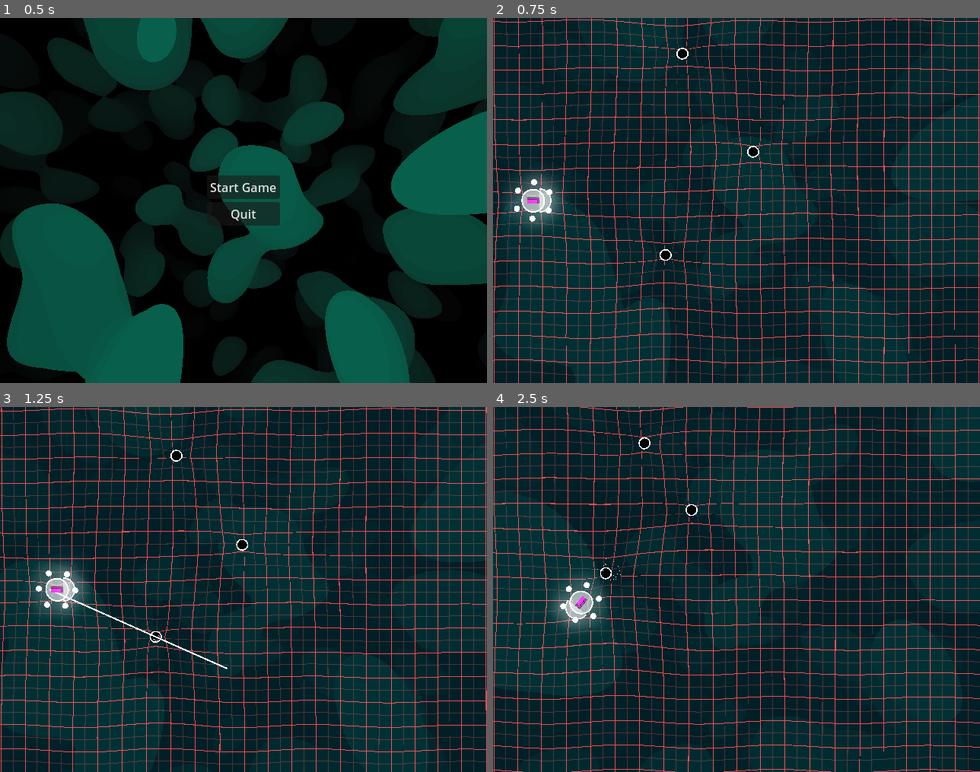
Above: before the commit, frames 1-4 (two rows, left to right).
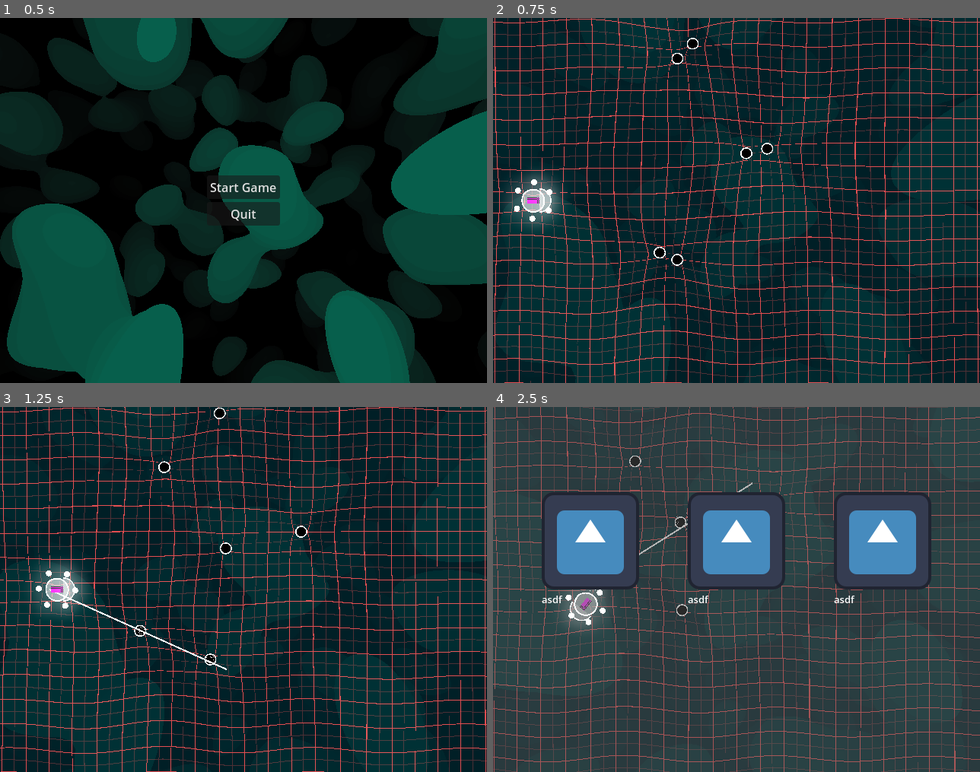
Above: after the commit, the same moments.

Repository: 3xcpy/roguelike-arcade-driving
Game: Godot game, scene res://scenes/main.tscn
The game is run twice, just before and just after one commit, with the same random seed, the same clock (stepped at 60 frames per second) and the same inputs. The engine's default icon, where the game draws it, is replaced by a stand-in: a white triangle on a blue panel in a dark square.
Inputs (mouse positions are in pixels of both pictures, inside the frame that each line leads up to):
- Up to frame 1 (0.5 s): no input
- Up to frame 2 (0.75 s): click "Start Game" at 0.5 s
- Up to frame 3 (1.25 s): no input
- Up to frame 4 (2.5 s): tap Enter (ui_accept) at 1.25, 1.35, 1.52, 1.82, 2.27, 2.3 s; move the mouse to (843, 571) at 1.27 s; hold Right (steer_right) 1.28-2.03 s; move the mouse to (639, 607) at 2.02 s; hold Down from 2.03 s (still down); tap Alt at 2.1 s

Frame 1 is identical in both runs. In frame 2, 17% of the frame differs, in the area x 0-100%, y 0-100%; in frame 3, 17%; in frame 4, 99%.

Commit message:
upgrades are finally working (this took so long)

Diff:
--- a/project.godot
+++ b/project.godot
@@ -17,6 +17,7 @@
 
 [autoload]
 
+UiAnimator="*res://scenes/ui_animator.tscn"
 Global="*res://scripts/global.gd"
 
 [display]
--- a/scenes/main.tscn
+++ b/scenes/main.tscn
@@ -5,16 +5,14 @@
 [ext_resource type="PackedScene" uid="uid://wb45rm4nabob" path="res://scenes/stage.tscn" id="2_sugp2"]
 [ext_resource type="PackedScene" uid="uid://ooieugeebd34" path="res://scenes/pause_menu.tscn" id="3_jyhfs"]
 [ext_resource type="PackedScene" uid="uid://3hpv3lut38d3" path="res://scenes/main_menu.tscn" id="4_tbgi4"]
-[ext_resource type="PackedScene" uid="uid://bjdgthw5tihnc" path="res://scenes/ui_animator.tscn" id="6_tefeu"]
+[ext_resource type="PackedScene" uid="uid://duvjiydrgku8d" path="res://scenes/upgrade_select_screen.tscn" id="5_tefeu"]
 
 [node name="Main" type="Node"]
 script = ExtResource("1_sugp2")
 stage_scene = ExtResource("2_sugp2")
 pause_menu_scene = ExtResource("3_jyhfs")
 main_menu_scene = ExtResource("4_tbgi4")
-
-[node name="UIAnimator" parent="." instance=ExtResource("6_tefeu")]
-hover_rotation = 2.0
+upgrade_select_screen_scene = ExtResource("5_tefeu")
 
 [node name="UILayer" parent="." instance=ExtResource("1_0wfyh")]
 layer = 100
--- a/scenes/stage.tscn
+++ b/scenes/stage.tscn
@@ -1,9 +1,11 @@
-[gd_scene load_steps=17 format=3 uid="uid://wb45rm4nabob"]
+[gd_scene load_steps=19 format=3 uid="uid://wb45rm4nabob"]
 
 [ext_resource type="PackedScene" uid="uid://dhtn00310jucy" path="res://scenes/player.tscn" id="1_8rem4"]
 [ext_resource type="Script" uid="uid://cjhq168l74jfy" path="res://scripts/game_manager.gd" id="1_st0q7"]
+[ext_resource type="Script" uid="uid://dhk18celqtlog" path="res://scripts/upgrade.gd" id="2_dexii"]
 [ext_resource type="Texture2D" uid="uid://phtn83sdcm6r" path="res://sprites/grid.png" id="2_gi7kc"]
 [ext_resource type="Shader" uid="uid://celbxoq3s5mxx" path="res://shaders/floor.gdshader" id="2_kewym"]
+[ext_resource type="Resource" uid="uid://c16n82jmmfbfn" path="res://upgrades/test.tres" id="3_dexii"]
 [ext_resource type="Script" uid="uid://d3cvnf1armkbm" path="res://scripts/floor.gd" id="4_6c5u0"]
 [ext_resource type="PackedScene" uid="uid://512cfge4e2ek" path="res://scenes/background_layer.tscn" id="7_1hwpr"]
 [ext_resource type="PackedScene" uid="uid://b4sghwhykpity" path="res://scenes/enemy.tscn" id="7_st0q7"]
@@ -51,6 +53,8 @@
 
 [node name="Stage" type="Node2D"]
 script = ExtResource("1_st0q7")
+initial_score_to_level = 1
+upgrades = Array[ExtResource("2_dexii")]([ExtResource("3_dexii")])
 
 [node name="Player" parent="." instance=ExtResource("1_8rem4")]
 position = Vector2(51, 269)
@@ -95,6 +99,15 @@
 [node name="Enemy3" parent="." instance=ExtResource("7_st0q7")]
 position = Vector2(230, 342)
 
+[node name="Enemy4" parent="." instance=ExtResource("7_st0q7")]
+position = Vector2(252, 73)
+
+[node name="Enemy5" parent="." instance=ExtResource("7_st0q7")]
+position = Vector2(346, 204)
+
+[node name="Enemy6" parent="." instance=ExtResource("7_st0q7")]
+position = Vector2(230, 342)
+
 [node name="BackgroundLayer" parent="." instance=ExtResource("7_1hwpr")]
 
 [node name="NavigationRegion2D" type="NavigationRegion2D" parent="."]
--- a/scenes/ui_animator.tscn
+++ b/scenes/ui_animator.tscn
@@ -6,3 +6,4 @@
 process_mode = 3
 script = ExtResource("1_cwdqs")
 hover_scale = Vector2(1.1, 1.1)
+hover_rotation = 2.0
--- a/scenes/upgrade_select_screen.gd
+++ /dev/null
@@ -1,21 +0,0 @@
-class_name UpgradeSelectScreen extends Control
-
-@onready var slot1_label: RichTextLabel = $MarginContainer/HBoxContainer/VBoxContainer/Label
-@onready var slot2_label: RichTextLabel = $MarginContainer/HBoxContainer/VBoxContainer2/Label
-@onready var slot3_label: RichTextLabel = $MarginContainer/HBoxContainer/VBoxContainer3/Label
-
-@onready var slot1_texture_rect: TextureRect = $MarginContainer/HBoxContainer/VBoxContainer/TextureRect
-@onready var slot2_texture_rect: TextureRect = $MarginContainer/HBoxContainer/VBoxContainer2/TextureRect
-@onready var slot3_texture_rect: TextureRect = $MarginContainer/HBoxContainer/VBoxContainer3/TextureRect
-
-var upgrade1: Upgrade
-var upgrade2: Upgrade
-var upgrade3: Upgrade
-
-
-func set_slots(u1: Upgrade, u2: Upgrade, u3: Upgrade) -> void:
-	upgrade1 = u1
-	upgrade2 = u2
-	upgrade3 = u3
-
-	slot1_label.text = u1.description
--- a/scenes/upgrade_select_screen.tscn
+++ b/scenes/upgrade_select_screen.tscn
@@ -1,9 +1,11 @@
 [gd_scene load_steps=3 format=3 uid="uid://duvjiydrgku8d"]
 
 [ext_resource type="Texture2D" uid="uid://jxabck5vuije" path="res://icon.svg" id="1_8pp2m"]
-[ext_resource type="Script" uid="uid://dpq3l3p2ly0f3" path="res://scenes/upgrade_select_screen.gd" id="1_wreeg"]
+[ext_resource type="Script" uid="uid://dpq3l3p2ly0f3" path="res://scripts/upgrade_select_screen.gd" id="1_wreeg"]
 
 [node name="UpgradeSelectScreen" type="Control"]
+process_mode = 3
+visible = false
 layout_mode = 3
 anchors_preset = 15
 anchor_right = 1.0
@@ -11,6 +13,15 @@
 grow_horizontal = 2
 grow_vertical = 2
 script = ExtResource("1_wreeg")
+
+[node name="ColorRect" type="ColorRect" parent="."]
+layout_mode = 1
+anchors_preset = 15
+anchor_right = 1.0
+anchor_bottom = 1.0
+grow_horizontal = 2
+grow_vertical = 2
+color = Color(0.36078432, 0.36078432, 0.36078432, 0.4509804)
 
 [node name="MarginContainer" type="MarginContainer" parent="."]
 layout_mode = 1
@@ -31,16 +42,22 @@
 layout_mode = 2
 theme_override_constants/separation = 64
 
-[node name="VBoxContainer" type="VBoxContainer" parent="MarginContainer/HBoxContainer"]
+[node name="TextureButton" type="TextureButton" parent="MarginContainer/HBoxContainer"]
+custom_minimum_size = Vector2(128, 256)
 layout_mode = 2
 
-[node name="TextureRect" type="TextureRect" parent="MarginContainer/HBoxContainer/VBoxContainer"]
+[node name="VBoxContainer" type="VBoxContainer" parent="MarginContainer/HBoxContainer/TextureButton"]
+layout_mode = 1
+offset_right = 128.0
+offset_bottom = 276.0
+
+[node name="TextureRect" type="TextureRect" parent="MarginContainer/HBoxContainer/TextureButton/VBoxContainer"]
 custom_minimum_size = Vector2(128, 128)
 layout_mode = 2
 texture = ExtResource("1_8pp2m")
 stretch_mode = 2
 
-[node name="Label" type="RichTextLabel" parent="MarginContainer/HBoxContainer/VBoxContainer"]
+[node name="DescriptionLabel" type="RichTextLabel" parent="MarginContainer/HBoxContainer/TextureButton/VBoxContainer"]
 custom_minimum_size = Vector2(128, 0)
 layout_mode = 2
 theme_override_font_sizes/normal_font_size = 13
@@ -53,16 +70,22 @@
 fit_content = true
 scroll_following_visible_characters = true
 
-[node name="VBoxContainer2" type="VBoxContainer" parent="MarginContainer/HBoxContainer"]
+[node name="TextureButton2" type="TextureButton" parent="MarginContainer/HBoxContainer"]
+custom_minimum_size = Vector2(128, 256)
 layout_mode = 2
 
-[node name="TextureRect" type="TextureRect" parent="MarginContainer/HBoxContainer/VBoxContainer2"]
+[node name="VBoxContainer" type="VBoxContainer" parent="MarginContainer/HBoxContainer/TextureButton2"]
+layout_mode = 1
+offset_right = 128.0
+offset_bottom = 276.0
+
+[node name="TextureRect" type="TextureRect" parent="MarginContainer/HBoxContainer/TextureButton2/VBoxContainer"]
 custom_minimum_size = Vector2(128, 128)
 layout_mode = 2
 texture = ExtResource("1_8pp2m")
 stretch_mode = 2
 
-[node name="Label" type="RichTextLabel" parent="MarginContainer/HBoxContainer/VBoxContainer2"]
+[node name="DescriptionLabel" type="RichTextLabel" parent="MarginContainer/HBoxContainer/TextureButton2/VBoxContainer"]
 custom_minimum_size = Vector2(128, 0)
 layout_mode = 2
 theme_override_font_sizes/normal_font_size = 13
@@ -75,16 +98,22 @@
 fit_content = true
 scroll_following_visible_characters = true
 
-[node name="VBoxContainer3" type="VBoxContainer" parent="MarginContainer/HBoxContainer"]
+[node name="TextureButton3" type="TextureButton" parent="MarginContainer/HBoxContainer"]
+custom_minimum_size = Vector2(128, 256)
 layout_mode = 2
 
-[node name="TextureRect" type="TextureRect" parent="MarginContainer/HBoxContainer/VBoxContainer3"]
+[node name="VBoxContainer" type="VBoxContainer" parent="MarginContainer/HBoxContainer/TextureButton3"]
+layout_mode = 1
+offset_right = 128.0
+offset_bottom = 276.0
+
+[node name="TextureRect" type="TextureRect" parent="MarginContainer/HBoxContainer/TextureButton3/VBoxContainer"]
 custom_minimum_size = Vector2(128, 128)
 layout_mode = 2
 texture = ExtResource("1_8pp2m")
 stretch_mode = 2
 
-[node name="Label" type="RichTextLabel" parent="MarginContainer/HBoxContainer/VBoxContainer3"]
+[node name="DescriptionLabel" type="RichTextLabel" parent="MarginContainer/HBoxContainer/TextureButton3/VBoxContainer"]
 custom_minimum_size = Vector2(128, 0)
 layout_mode = 2
 theme_override_font_sizes/normal_font_size = 13
@@ -96,3 +125,7 @@
 text = "Multiplies the [b]aura[/b] radius by 2 and has many other interesting properties blablabla I need some text lorem ipsum blublub"
 fit_content = true
 scroll_following_visible_characters = true
+
+[connection signal="button_up" from="MarginContainer/HBoxContainer/TextureButton" to="." method="_on_texture_button_button_up"]
+[connection signal="button_up" from="MarginContainer/HBoxContainer/TextureButton2" to="." method="_on_texture_button_2_button_up"]
+[connection signal="button_up" from="MarginContainer/HBoxContainer/TextureButton3" to="." method="_on_texture_button_3_button_up"]
--- a/scripts/game_manager.gd
+++ b/scripts/game_manager.gd
@@ -22,4 +22,7 @@
 	level += 1
 	score_to_level = (int)(initial_score_to_level * pow(scalar, level))
 	score_to_level -= overshoot
-	# TODO: upgrades
+	var u1 = upgrades[randi() % upgrades.size()]
+	var u2 = upgrades[randi() % upgrades.size()]
+	var u3 = upgrades[randi() % upgrades.size()]
+	Global.upgrade_select_screen.set_slots(u1, u2, u3)
--- a/scripts/global.gd
+++ b/scripts/global.gd
@@ -2,6 +2,7 @@
 
 var floor: Floor = null
 var game_manager: GameManager = null
+var upgrade_select_screen: UpgradeSelectScreen = null
 
 var current_index: int = 0
 func get_enemy_index() -> int:
--- a/scripts/main.gd
+++ b/scripts/main.gd
@@ -3,10 +3,12 @@
 @export var stage_scene: PackedScene
 @export var pause_menu_scene: PackedScene
 @export var main_menu_scene: PackedScene
+@export var upgrade_select_screen_scene: PackedScene
 
 var stage: Node = null
 var pause_menu: Node = null
 var main_menu: Node = null
+var upgrade_select_screen: Node = null
 
 
 func _ready() -> void:
@@ -19,12 +21,15 @@
 	pause_menu = pause_menu_scene.instantiate()
 	$UILayer.add_child(pause_menu)
 	pause_menu.connect("quit_to_menu", quit_to_menu)
+	upgrade_select_screen = upgrade_select_screen_scene.instantiate()
+	$UILayer.add_child(upgrade_select_screen)
 	main_menu.queue_free()
 
 
 func quit_to_menu() -> void:
 	stage.queue_free()
 	pause_menu.queue_free()
+	upgrade_select_screen.queue_free()
 	create_main_menu()
 
 
--- a/scripts/ui_animator.gd
+++ b/scripts/ui_animator.gd
@@ -8,11 +8,12 @@
 
 
 func _ready() -> void:
+	print("ui animator ready")
 	get_tree().connect("node_added", _on_tree_node_added)
 
 
 func _on_tree_node_added(node: Node) -> void:
-	if node is Button:
+	if node is BaseButton:
 		add_target(node)
 
 
@@ -31,6 +32,7 @@
 
 
 func add_target(target: Control) -> void:
+	print(target)
 	var a = func(): on_hover(target)
 	target.mouse_entered.connect(a)
 	var b = func(): off_hover(target)
--- a/scripts/upgrade templates/aura_upgrade.gd
+++ b/scripts/upgrade templates/aura_upgrade.gd
@@ -8,9 +8,9 @@
 
 func apply(player: Player):
 	if radius > 0.0:
-		player.aura.radius += damage
+		player.aura.radius += radius
 	if radius_multiplier > 0.0:
-		player.aura.radius = player.aura.damage * damage_multiplier
+		player.aura.radius = player.aura.radius * radius_multiplier
 	if damage > 0.0:
 		player.aura.damage += damage
 	if damage_multiplier > 0.0:
--- a/scripts/upgrade templates/ram_upgrade.gd
+++ b/scripts/upgrade templates/ram_upgrade.gd
@@ -8,11 +8,11 @@
 
 func apply(player: Player):
 	if radius > 0.0:
-		player.aura.radius += damage
+		player.ram.radius += damage
 	if radius_multiplier > 0.0:
-		player.aura.radius = player.aura.damage * damage_multiplier
+		player.ram.radius = player.ram.radius * radius_multiplier
 	if damage > 0.0:
-		player.aura.damage += damage
+		player.ram.damage += damage
 	if damage_multiplier > 0.0:
-		player.aura.damage = player.aura.damage * damage_multiplier
+		player.ram.damage = player.ram.damage * damage_multiplier
 	player.ram.update_values()
--- /dev/null
+++ b/scripts/upgrade_select_screen.gd
@@ -0,0 +1,53 @@
+class_name UpgradeSelectScreen extends Control
+
+signal upgrade_selected(u: Upgrade)
+
+@onready var slot1_label: RichTextLabel = $MarginContainer/HBoxContainer/TextureButton/VBoxContainer/DescriptionLabel
+@onready var slot2_label: RichTextLabel = $MarginContainer/HBoxContainer/TextureButton2/VBoxContainer/DescriptionLabel
+@onready var slot3_label: RichTextLabel = $MarginContainer/HBoxContainer/TextureButton3/VBoxContainer/DescriptionLabel
+
+@onready var slot1_texture_rect: TextureRect = $MarginContainer/HBoxContainer/TextureButton/VBoxContainer/TextureRect
+@onready var slot2_texture_rect: TextureRect = $MarginContainer/HBoxContainer/TextureButton2/VBoxContainer/TextureRect
+@onready var slot3_texture_rect: TextureRect = $MarginContainer/HBoxContainer/TextureButton3/VBoxContainer/TextureRect
+
+var upgrade1: Upgrade
+var upgrade2: Upgrade
+var upgrade3: Upgrade
+
+
+func _ready() -> void:
+	Global.upgrade_select_screen = self
+
+
+func set_slots(u1: Upgrade, u2: Upgrade, u3: Upgrade) -> void:
+	visible = true
+	get_tree().paused = true
+
+
+	slot1_label.text = u1.description
+	slot1_texture_rect.texture = u1.icon
+	upgrade1 = u1
+	slot2_label.text = u2.description
+	slot2_texture_rect.texture = u2.icon
+	upgrade2 = u2
+	slot3_label.text = u3.description
+	slot3_texture_rect.texture = u3.icon
+	upgrade3 = u3
+
+
+func select_upgrade(u: Upgrade) -> void:
+	u.apply(get_tree().get_first_node_in_group("Player"))
+	visible = false
+	get_tree().paused = false
+
+
+func _on_texture_button_button_up() -> void:
+	select_upgrade(upgrade1)
+
+
+func _on_texture_button_2_button_up() -> void:
+	select_upgrade(upgrade2)
+
+
+func _on_texture_button_3_button_up() -> void:
+	select_upgrade(upgrade3)
--- a/upgrades/aura_radius_upgrade.tres
+++ /dev/null
@@ -1,11 +0,0 @@
-[gd_resource type="Resource" script_class="AuraUpgrade" load_steps=3 format=3 uid="uid://m5tlvbaxcoa"]
-
-[ext_resource type="Texture2D" uid="uid://bockus2fcd6ac" path="res://sprites/eyeballs-icon.png" id="1_hbnjc"]
-[ext_resource type="Script" uid="uid://knlr2h7xvtpj" path="res://scripts/upgrade templates/aura_upgrade.gd" id="1_w0ojn"]
-
-[resource]
-script = ExtResource("1_w0ojn")
-radius_multiplier = 2.0
-icon = ExtResource("1_hbnjc")
-description = "Doubles the aura radius"
-metadata/_custom_type_script = "uid://knlr2h7xvtpj"
--- /dev/null
+++ b/upgrades/test.tres
@@ -0,0 +1,11 @@
+[gd_resource type="Resource" script_class="AuraUpgrade" load_steps=3 format=3 uid="uid://c16n82jmmfbfn"]
+
+[ext_resource type="Script" uid="uid://knlr2h7xvtpj" path="res://scripts/upgrade templates/aura_upgrade.gd" id="1_7kdgu"]
+[ext_resource type="Texture2D" uid="uid://jxabck5vuije" path="res://icon.svg" id="1_gytty"]
+
+[resource]
+script = ExtResource("1_7kdgu")
+radius_multiplier = 2.0
+icon = ExtResource("1_gytty")
+description = "asdf"
+metadata/_custom_type_script = "uid://knlr2h7xvtpj"
Renamed: scenes/upgrade_select_screen.gd.uid -> scripts/upgrade_select_screen.gd.uid
